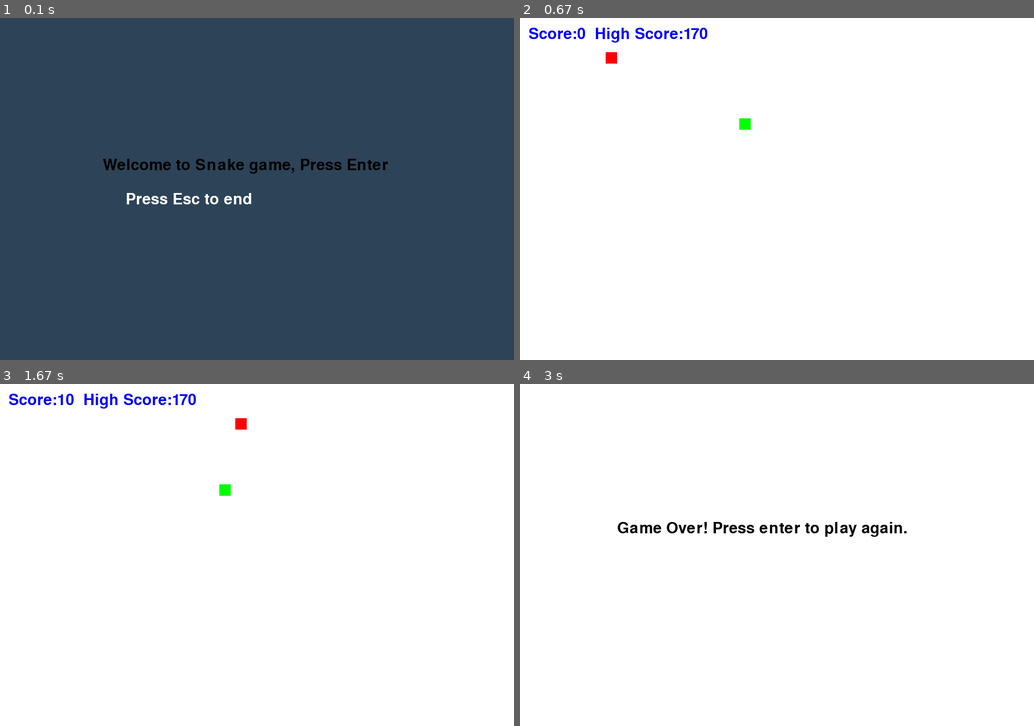
Above: before the commit, frames 1-4 (two rows, left to right).
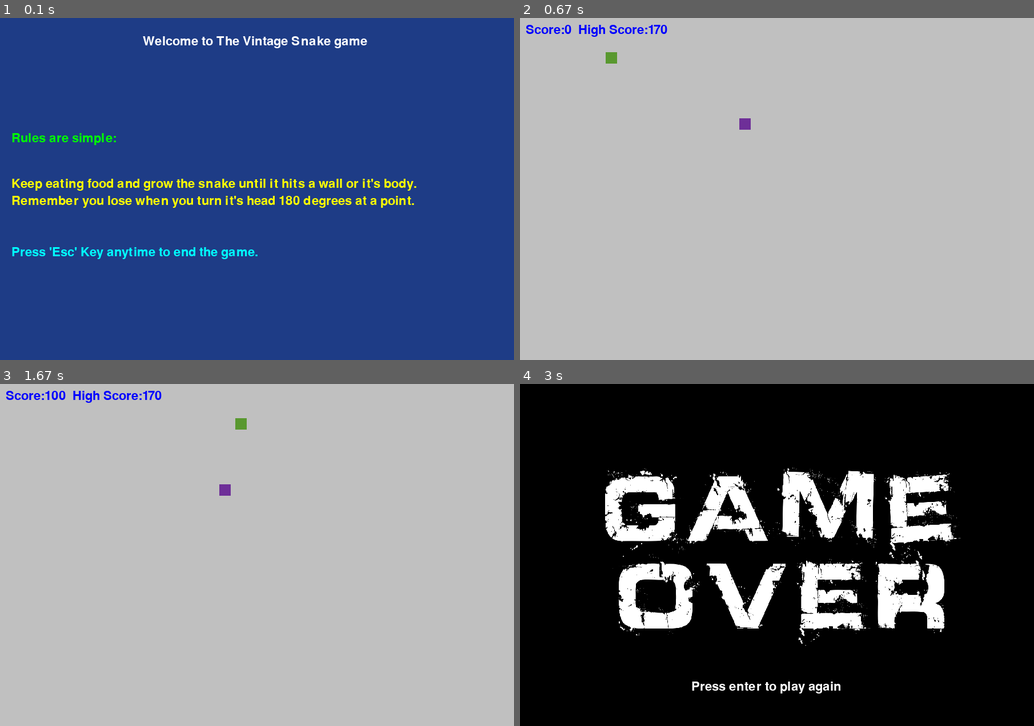
Above: after the commit, the same moments.

Repository: Shaswat125/Snake_pygame
Game: pygame game, started from Snake_game.py
The game is run twice, just before and just after one commit, with the same random seed, the same clock (stepped at 60 frames per second) and the same inputs.
Inputs:
- Up to frame 1 (0.1 s): no input
- Up to frame 2 (0.67 s): tap Enter at 0.33 s
- Up to frame 3 (1.67 s): tap C at 0.67 s; hold V 1-1.47 s; hold Right 1-1.47 s
- Up to frame 4 (3 s): hold Up 2-2.47 s

The runs differ from the first frame. In frame 1, 100% of the frame differs, in the area x 0-100%, y 0-100%; in frame 2, 100%; in frame 3, 100%; in frame 4, 88%.

Commit message:
Added Music, Image, Colors and Fixed Errors

Diff:
--- a/Snake_game.py
+++ b/Snake_game.py
@@ -1,112 +1,138 @@
 import pygame
 import random
-
-
-
+import os
+pygame.mixer.init()
 pygame.init()
+
 width = 900
 height = 600
-##Game window
+
+#to add image in game this func
+go = pygame.image.load("gameover.png")
+go = pygame.transform.scale(go,(width,height))
+
+#to add music in game this func
+pygame.mixer.init()
+pygame.mixer.music.load("music.mp3")
+pygame.mixer.music.play()
+
+#These are the colors used in the game
+yellow=(255,255,0)
+cyan=(0,255,255)
+magneta=(255,0,255)
+silver=(192,192,192)
+white = (255, 255, 255)
+purple="#6e2f98"
+red = (255, 0, 0)
+green = (0, 255, 0)
+dark_green="#59982f"
+blue = (0, 0, 255)
+black = (0, 0, 0)
+
 gameWindow = pygame.display.set_mode((width, height))
-pygame.display.set_caption("Vintage Snake game")
+pygame.display.set_caption("The Vintage Snake game")
 pygame.display.update()
 
-font = pygame.font.SysFont(None, 40)
-
+#font for entire game and its size
+font = pygame.font.SysFont(None, 33)
 def text_screen(text, color, x, y):
-    screen = font.render(text, True, color)  ##this take 3 variables and print in window
-    gameWindow.blit(screen, (x, y))  ##blit func prints in on screen
-#the snake function makes the length of the snake
+    screen = font.render(text, True, color)
+    gameWindow.blit(screen, (x, y))
 
 
 def plot_snake(gameWindow, color, snk_list, sn_size):
     for a,b in snk_list:
-        pygame.draw.rect(gameWindow, red, [a, b, sn_size, sn_size])
-    # print(snk_list)
-    ## display every element of the snk_list and append accordingly
-
-#Welcome screen of the game
+        pygame.draw.rect(gameWindow, dark_green, [a, b, sn_size, sn_size])
+    #it display every element of the snk_list and append accordingly
+
+#The Welcome screen of the game
 def welcome():
     fps=60
     clock = pygame.time.Clock()
     exit_game=False
     while not exit_game:
-        gameWindow.fill((45,67,88))
-        text_screen("Welcome to Snake game, Press Enter", black,180,245)
-        text_screen("Press Esc to end", white, 220, 305)
+        gameWindow.fill((30,60,134))
+        text_screen("Welcome to The Vintage Snake game", white,250,30)
+        text_screen("Rules are simple:" , green,20,200)
+        text_screen("Keep eating food and grow the snake until it hits a wall or it's body." , yellow,20,280)
+        text_screen("Remember you lose when you turn it's head 180 degrees at a point." , yellow,20,310)
+        text_screen("Press 'Esc' Key anytime to end the game.", cyan, 20, 400)
         for event in pygame.event.get():
-            ##print(event)
-            if event.type == pygame.QUIT:
-                exit_game = True
-
-            if event.type == pygame.KEYDOWN:
-                if event.key == pygame.K_RETURN:
-                  gameloop()
             if event.type == pygame.KEYDOWN:
                 if event.key == pygame.K_ESCAPE:
                     pygame.quit()
                     quit()
+            ##print(event)
+            if event.type == pygame.QUIT:
+                exit_game = True
+                pygame.quit()
+                quit()
+            if event.type == pygame.KEYDOWN:
+                if event.key == pygame.K_RETURN:
+                  gameloop()
+
             pygame.display.update()
             clock.tick(fps)
-            # after every change update
-
-
-##Colors
-white = (255, 255, 255)
-red = (255, 0, 0)
-green = (0, 255, 0)
-blue = (0, 0, 255)
-black = (0, 0, 0)
-
-
-
-##Game Loop
+
+
+
+##  Game Loop
 def gameloop():
-    ##Game specific varibles
     exit_game = False
     game_over = False
     x = 60  ##initial position of snake
     y = 60
     sn_size = 20
-    clock = pygame.time.Clock()  # it handles the clock of game
+    clock = pygame.time.Clock()  #
     fps = 60
     in_velocity = 5
     speed_x = 5
-    speed_y = 0  ##we give speed or velocity to our snake
-    ##lets make score print on display board
-
-    ##Now we put high score to our program
+    speed_y = 0
+    # make score print on display board
+
+
+    if(not os.path.exists("HighScore.txt")):
+        f = open("HighScore.txt", "w")
+        f.write("0")
+        f.close()
+
     f = open("HighScore.txt", "r")
     hi_score = f.read()
     f.close()
-    ##another way to store high
-    # with open("Highscore.txt","r") as f:
-    #     hi_score=f.read()
 
     ##for increasing length of snake
-    snk_list = []  ##we make a empty list and increase it but we make it list of list using head list
+    snk_list = []
     snk_length = 1
 
-    ##lets make food for our snake random function returns random variable between a nad b
+
     food_x = random.randint(30, width / 2)
     food_y = random.randint(30, height / 2)
-    score = 0  ##for making score go up
-
+    score = 0
 
     while not exit_game:
         if game_over:
             f = open("HighScore.txt", "w")
             f.write(str(hi_score))
             f.close()
-            gameWindow.fill(white)
-            text_screen("Game Over! Press enter to play again.", black, 170, 240)
+            gameWindow.fill(silver)
+            gameWindow.blit(go,(0,0))
+
+            text_screen("Press enter to play again", white, 300, 520)
+
             for event in pygame.event.get():
                 ##print(event)
                 if event.type == pygame.QUIT:
                     exit_game = True
+                    pygame.quit()
+                    quit()
                 if event.type==pygame.KEYDOWN:
                     if event.key==pygame.K_RETURN:
                         welcome()
+                if event.type == pygame.KEYDOWN:
+                    if event.key == pygame.K_ESCAPE:
+                        exit_game = True
+                        pygame.quit()
+                        quit()
         #this was to make game over when snake hits walls and ask to restart
 
         else:
@@ -125,20 +151,23 @@
                         speed_y = 0
 
                     if event.key == pygame.K_UP:
+                        speed_y = -in_velocity
                         speed_x = 0
-                        speed_y = -in_velocity
-
 
                     if event.key == pygame.K_DOWN:
+                        speed_y = in_velocity
                         speed_x = 0
-                        speed_y = in_velocity
-
                     #For cheat codes, to increase score without eating food is c
                     if event.key == pygame.K_c:
-                        score+=10
+                        score+=100
                     #cheat code to decrease velocity is v
                     if event.key == pygame.K_v:
                         in_velocity-=1
+                if event.type == pygame.KEYDOWN:
+                    if event.key == pygame.K_ESCAPE:
+                        exit_game = True
+                        pygame.quit()
+                        quit()
 
             # changing speed
             x += speed_x
@@ -146,24 +175,18 @@
 
             if x>width or x<0 or y<0 or y>height:
                 game_over=True
-                # print("Game over")
-            # window color
-            gameWindow.fill(white)
-            text_screen("Score:" + str(score)+ "  High Score:"+str(hi_score), blue, 15, 15)
+
+            gameWindow.fill(silver)
+            text_screen("Score:" + str(score)+ "  High Score:"+str(hi_score), blue, 10, 10)
             ##prints score on display
 
-            ##Making head of snake
-            # pygame.draw.rect(gameWindow, red, [x, y, sn_size, sn_size])
-            ##now we make heads of head by a func
-            plot_snake(gameWindow,red, snk_list,sn_size)##this plots the coordinates to areas
-            ##snk_list contains the coordinates of the positions
-
-
-            ##making food and eating it
-            pygame.draw.rect(gameWindow, green, [food_x, food_y, sn_size, sn_size])
+
+            plot_snake(gameWindow,red, snk_list,sn_size)
+
+            pygame.draw.rect(gameWindow, purple, [food_x, food_y, sn_size, sn_size])
             if abs(x - food_x) < 15 and abs(y - food_y) < 15:
                 score += 10
-                ##print("Score:", score)
+
                 food_x = random.randint(10, width / 1.5)
                 food_y = random.randint(10, height / 2)
                 snk_length+=5
@@ -173,35 +196,24 @@
                     f = open("HighScore.txt", "w")
                     f.write(str(hi_score))
                     f.close()
-
-
             #we append head because initially we need a head
             head=[]
-            head.append(x)#it stores the previous value of head bcz x and y changes in every loop
+            head.append(x)
             head.append(y)
             snk_list.append(head)
             if len(snk_list)>snk_length:
                 del snk_list[0]
 
-            #only when the snake eats food its size should be increased done by del
-            #whenever size of snake is more than len we del first element. Snk_len controls the size of snk,list
-
-            #Now we end the game when snake hits its own body, snk_list has all coordinates of the snake
-            #When snake hits any coordinate that the list has except the last coordinate the game is over
-            #the last coordinate is the head of snake we need to find whether any other coordinates matches
-            # or not. The if here iterates for all values in snk list except last and checks for head
             if head in snk_list[:-1]:
                 game_over=True
             ##[:-1] is to stop taking last element
 
-        ##how many frames in one sec
         clock.tick(fps)
-        # after every change update
         pygame.display.update()
 
     pygame.quit()
     quit()
 
-welcome()
-gameloop()
-#We make the whole game loop and its variables inside a game loop funct and call that fun when u press enter
+if True:
+    welcome()
+    gameloop()
Binary file added: gameover.png
Not shown, added: music.mp3
